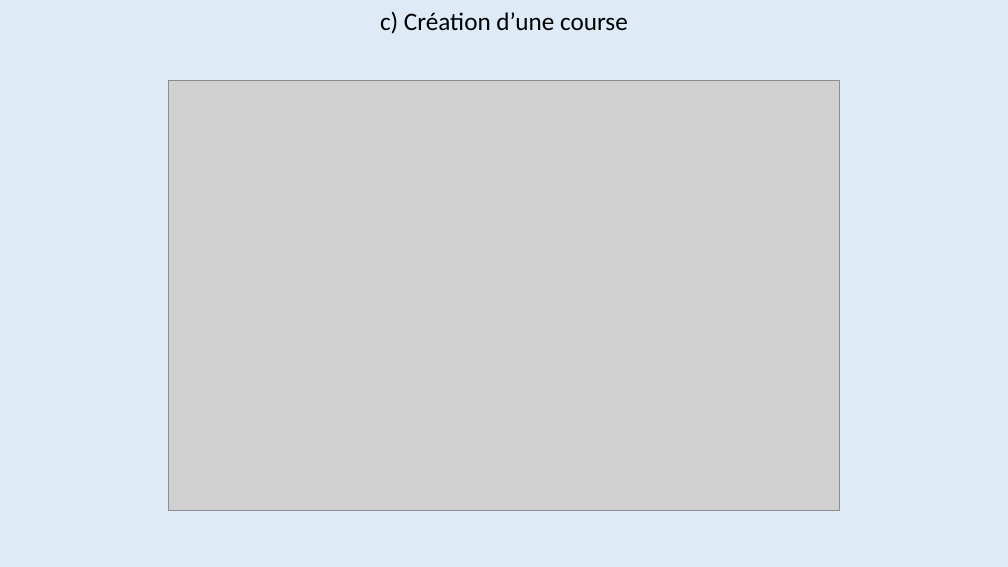
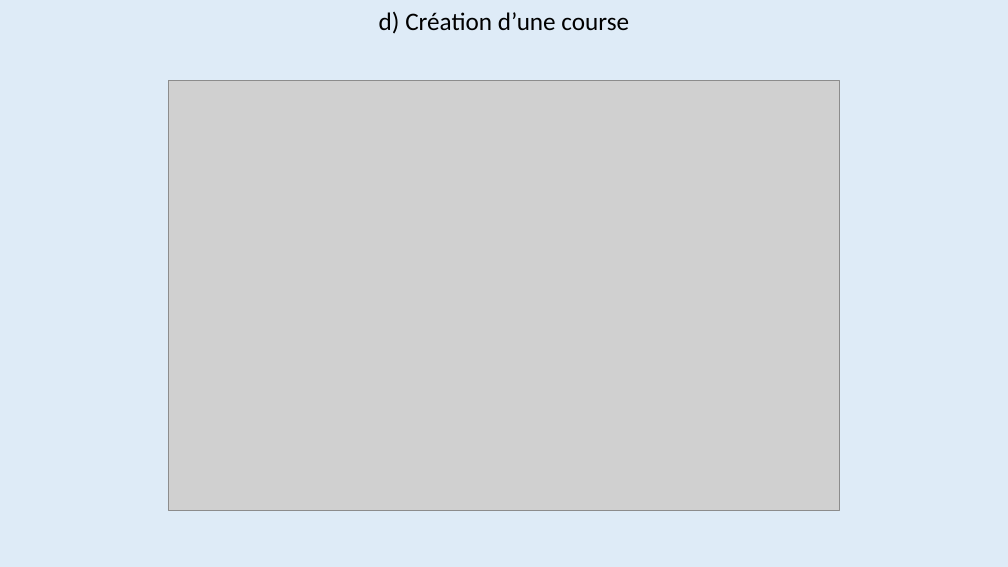
Before and after one commit to Maja2308/Projet_Cross, a slide deck: slide 13 of Diagrammes Communs/Presentation_Revue0.pptx. Drawn at 1008x567 pixels with LibreOffice and Linux fonts; fonts in the diff are those of the drawing; grey boxes stand for pictures. Boxes give left, top, right and bottom in pixels: in the first picture for what was removed or moved away, otherwise in the second. Text is boxed around its words. In the diff, an @@ line names an element or a change of style, - is before the commit and + after.

```diff
--- a/Diagrammes Communs/Presentation_Revue0.pptx
+++ b/Diagrammes Communs/Presentation_Revue0.pptx
@@ title at <box>379,12,629,34</box>: text changed @@
-c) Création d’une course
+d) Création d’une course
```
Also in this commit, not shown: 8 other slides changed, 1 slide removed, 3 other files.
